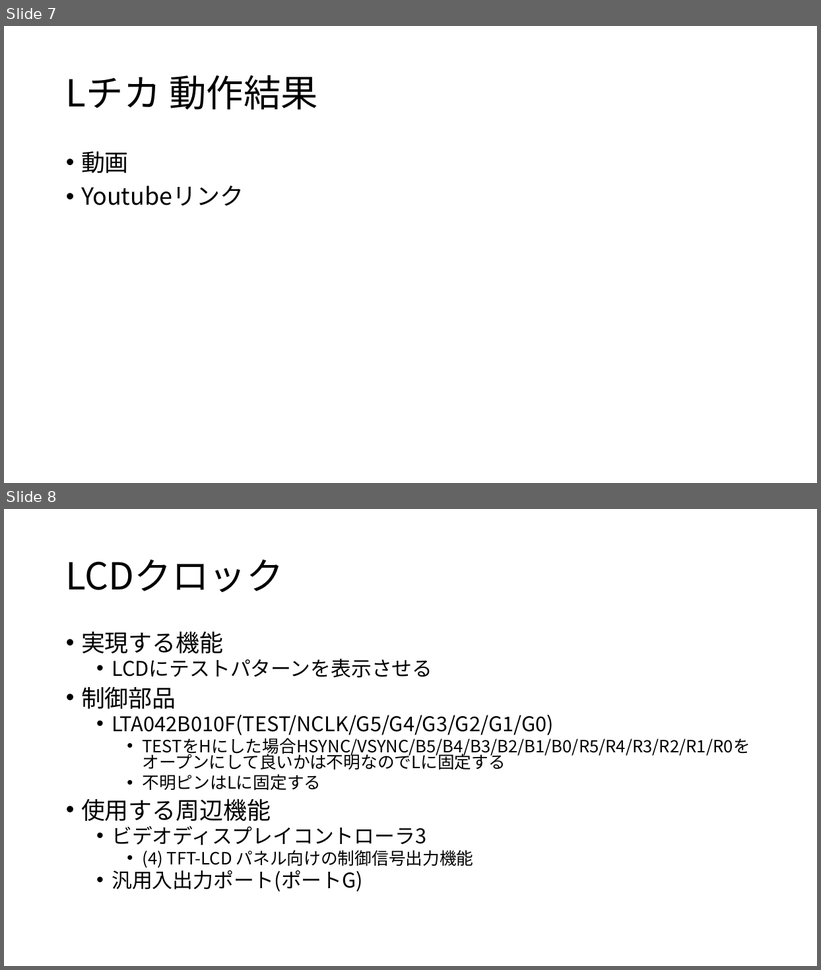
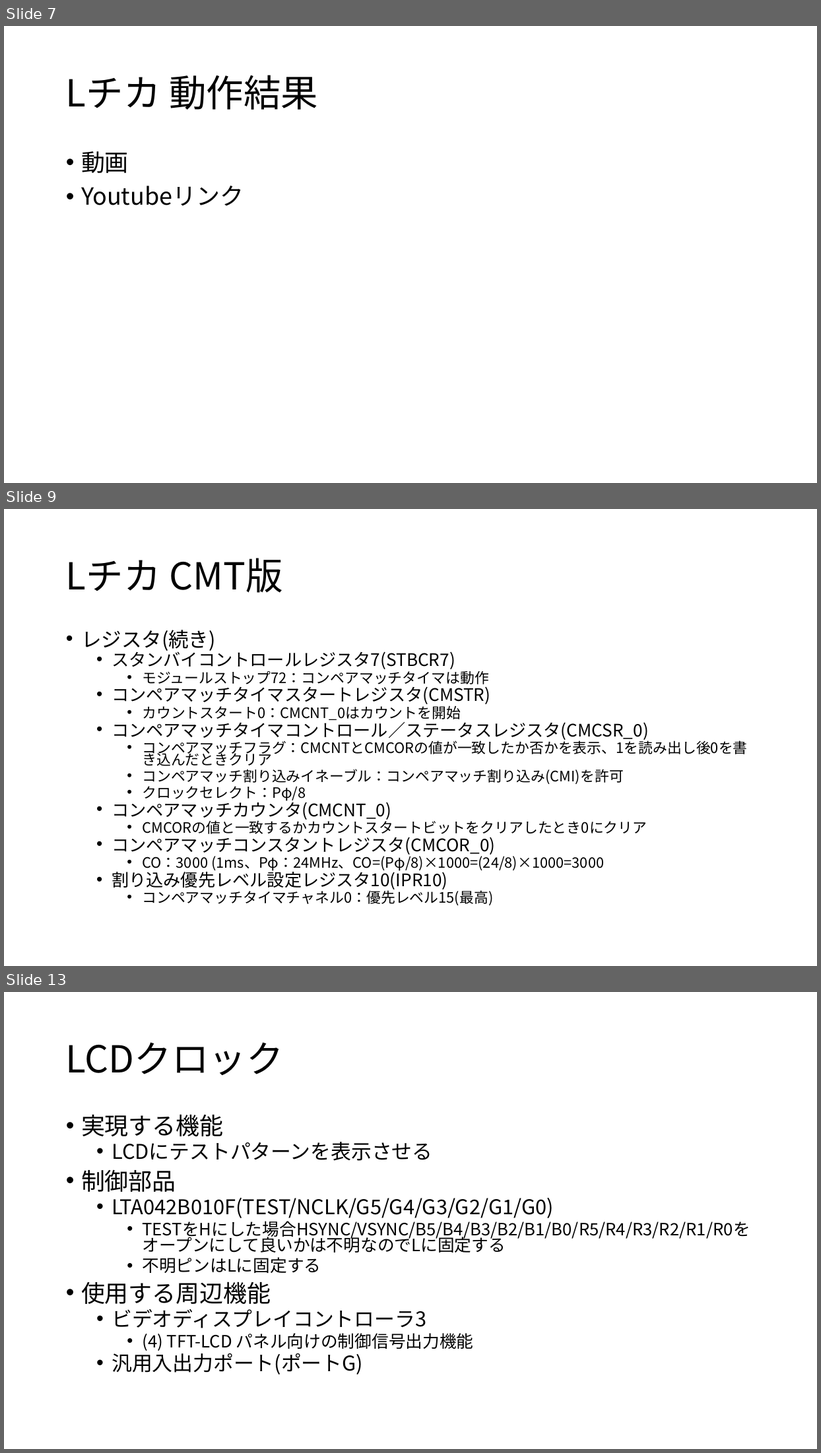
Before and after one commit to moku828/sh7262_an, a slide deck: SH7262アプリケーションノート.pptx. Shown one above the other, each under a label of ours: slides 7 and 8 before the commit, slides 7, 9 and 13 after it; the slides between them are not shown. The pictures are 821x970 and 821x1453 pixels, drawn with LibreOffice and Linux fonts; fonts in the diff are those of the drawing. Boxes give left, top, right and bottom in pixels: in the first picture for what was removed or moved away, otherwise in the second. Text is boxed around its words. In the diff, an @@ line names an element or a change of style, - is before the commit and + after.

```diff
--- a/SH7262アプリケーションノート.pptx
+++ b/SH7262アプリケーションノート.pptx
@@ slide 9 added at (4,509,817,966), background #FFFFFF @@
@@ title added at (66,558,283,593), 44 pt, text #000000 @@
+Lチカ CMT版
@@ text added at (81,630,747,906), 17 pt, text #000000 @@
+• レジスタ(続き)
+  • スタンバイコントロールレジスタ7(STBCR7)
+    • モジュールストップ72：コンペアマッチタイマは動作
+  • コンペアマッチタイマスタートレジスタ(CMSTR)
+    • カウントスタート0：CMCNT_0はカウントを開始
+  • コンペアマッチタイマコントロール／ステータスレジスタ(CMCSR_0)
+    • コンペアマッチフラグ：CMCNTとCMCORの値が一致したか否かを表示、1を読み出し後0を書き込んだときクリア
+    • コンペアマッチ割り込みイネーブル：コンペアマッチ割り込み(CMI)を許可
+    • クロックセレクト：Pφ/8
+  • コンペアマッチカウンタ(CMCNT_0)
+    • CMCORの値と一致するかカウントスタートビットをクリアしたとき0にクリア
+  • コンペアマッチコンスタントレジスタ(CMCOR_0)
+    • CO：3000 (1ms、Pφ：24MHz、CO=(Pφ/8)×1000=(24/8)×1000=3000
+  • 割り込み優先レベル設定レジスタ10(IPR10)
+    • コンペアマッチタイマチャネル0：優先レベル15(最高)
@@ what was slide 8 is now slide 13 @@
```
Also in this commit, not shown: 6 slides changed, 5 other slides added, 4 other files.
